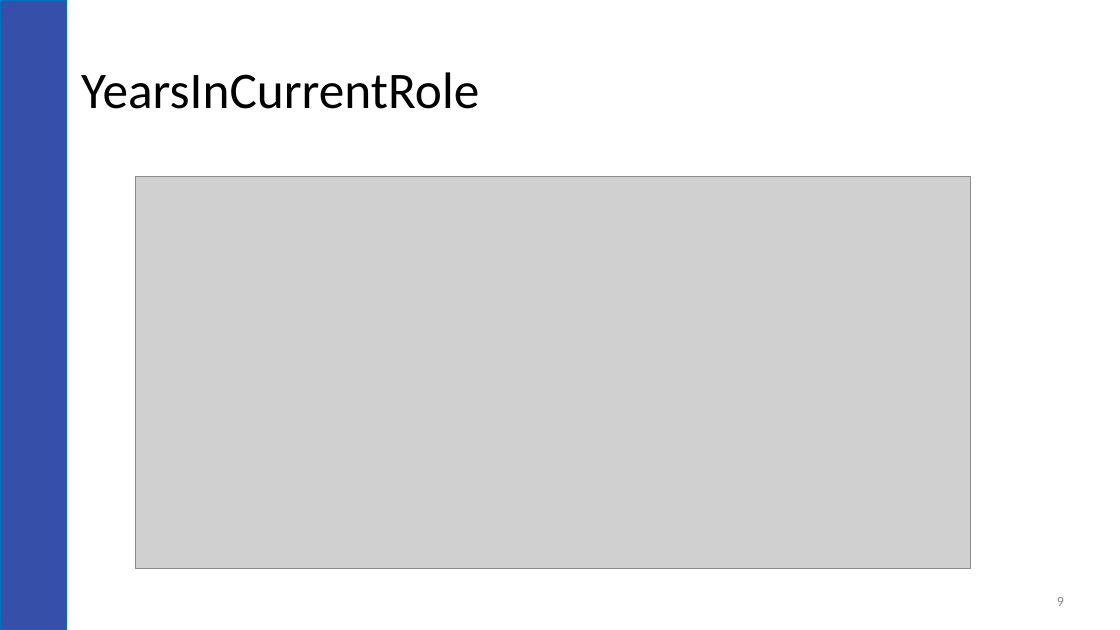
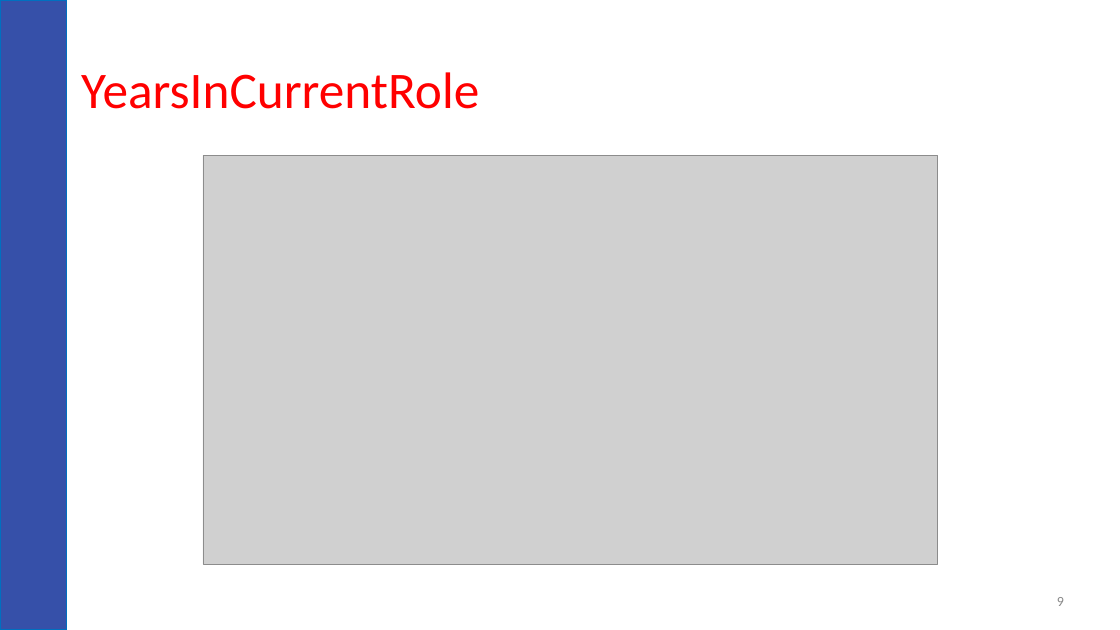
Before and after one commit to lepealec/MSDS-6306-Second-Case-Study, a slide deck: slide 9 of CS2 2.ppt. Drawn at 1120x630 pixels with LibreOffice and Linux fonts; fonts in the diff are those of the drawing; grey boxes stand for pictures; background and template pictures are left out. Boxes give left, top, right and bottom in pixels: in the first picture for what was removed or moved away, otherwise in the second. Text is boxed around its words. In the diff, an @@ line names an element or a change of style, - is before the commit and + after.

Commit message:
updated RMD and PPT

```diff
--- a/CS2 2.ppt
+++ b/CS2 2.ppt
@@ title "YearsInCurrentRole" at box(81, 72, 479, 109): text colour #000000 to #FF0000 @@
@@ picture: place and size @@
-picture at box(135, 176, 971, 568)
+picture at box(203, 155, 938, 563)
```
Also in this commit, not shown: 6 other slides changed, 20 other files.
